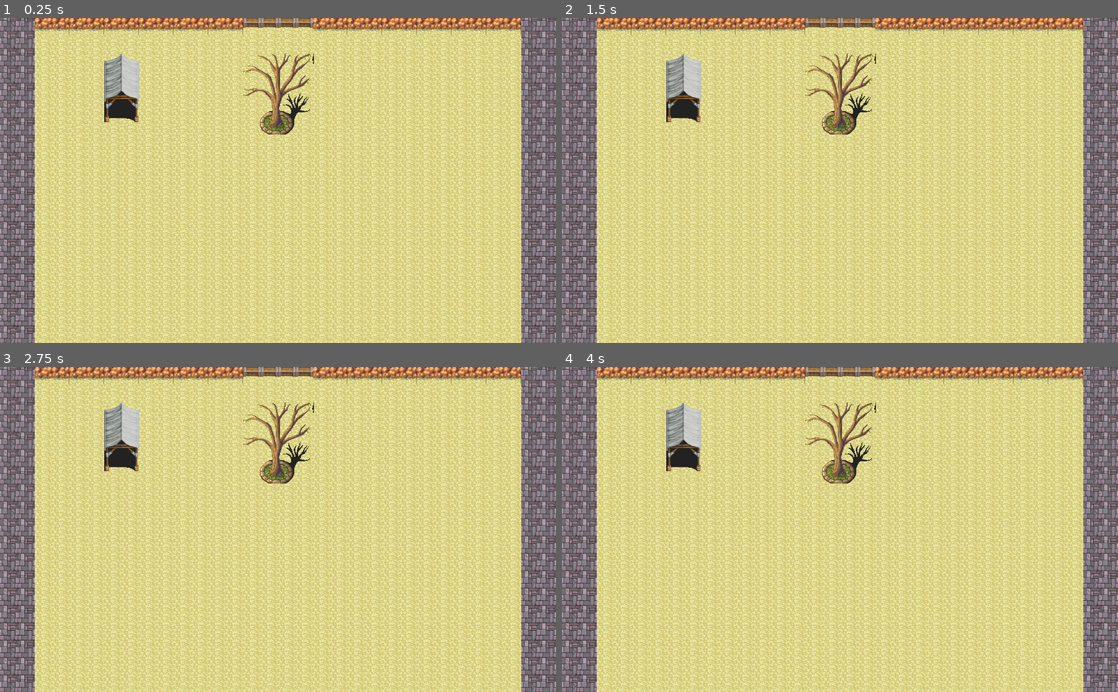
Above: before the commit, frames 1-4 (two rows, left to right).
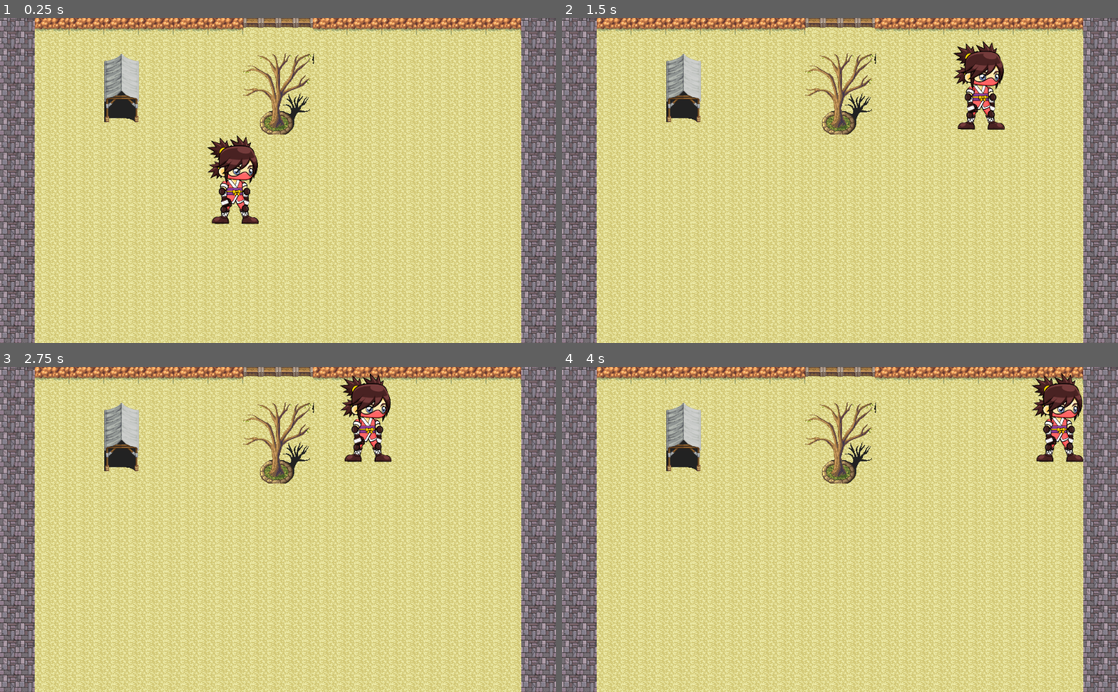
Above: after the commit, the same moments.

Repository: gina-vj/boss
Game: Godot game, scene res://Main.tscn
Same seed, same stepped clock (60 frames per second), same inputs: the game is played once before the commit and once after it.
Inputs:
- Up to frame 1 (0.25 s): no input
- Up to frame 2 (1.5 s): tap Enter at 0.5 s; hold Up (move_up, bound only after the commit) 0.53-1.28 s; hold Right (move_right, bound only after the commit) from 0.53 s (still down); tap Up (move_up, bound only after the commit) at 1.35 s
- Up to frame 3 (2.75 s): tap Up (move_up, bound only after the commit) at 1.52, 1.82 s; release Right (move_right, bound only after the commit) at 2.03 s; hold Left (move_left, bound only after the commit) from 2.03 s (still down); hold Up (move_up, bound only after the commit) from 2.03 s (still down)
- Up to frame 4 (4 s): release Left (move_left, bound only after the commit) at 2.78 s; release Up (move_up, bound only after the commit) at 2.78 s; hold Right (move_right, bound only after the commit) from 2.78 s (still down); tap Up (move_up, bound only after the commit) at 2.85, 3.02, 3.32 s; hold Up (move_up, bound only after the commit) from 3.53 s (still down)

The runs differ from the first frame. In frame 1, 1.5% of the frame differs, in the area x 37-47%, y 36-64%; in frame 2, 1.5%, in the area x 70-80%, y 7-35%; in frame 3, 1.5%; in frame 4, 1.5%.

Commit message:
agrego player

Diff:
--- /dev/null
+++ b/Gina-Boss/Gina.gd
@@ -0,0 +1,65 @@
+extends KinematicBody2D
+class_name Player
+
+signal hit()
+signal dead()
+
+
+onready var state_machine = $StateMachine
+
+
+const FLOOR_NORMAL := Vector2.UP
+const SNAP_DIRECTION := Vector2.DOWN
+const SNAP_LENGTH := 32.0
+const SLOPE_THRESHOLD := deg2rad(60)
+
+export (int) var max_health = 20
+export (float) var ACCELERATION:float = 30.0
+export (float) var H_SPEED_LIMIT:float = 400.0
+export (int) var jump_speed = 1000
+export (float) var FRICTION_WEIGHT:float = 0.1
+export (int) var gravity = 30
+
+var projectile_container
+
+var velocity:Vector2 = Vector2.ZERO
+var snap_vector:Vector2 = SNAP_DIRECTION * SNAP_LENGTH
+var move_direction_x:int = 0
+var move_direction_y:int = 0
+var stop_on_slope:bool = true
+
+
+func _ready():
+	state_machine.set_parent(self)
+
+
+
+
+
+func _handle_move_input():
+	move_direction_x = int(Input.is_action_pressed("move_right")) - int(Input.is_action_pressed("move_left"))
+	move_direction_y= int(Input.is_action_pressed("move_down")) - int(Input.is_action_pressed("move_up"))
+	if move_direction_x != 0:
+		velocity.x = clamp(velocity.x + (move_direction_x * ACCELERATION), -H_SPEED_LIMIT, H_SPEED_LIMIT)
+	if move_direction_y != 0:
+		velocity.y = clamp(velocity.y + (move_direction_y * ACCELERATION), -H_SPEED_LIMIT, H_SPEED_LIMIT)
+
+func _handle_deacceleration():
+	velocity.x = lerp(velocity.x, 0, FRICTION_WEIGHT) if abs(velocity.x) > 1 else 0
+	velocity.y = lerp(velocity.y, 0, FRICTION_WEIGHT) if abs(velocity.y) > 1 else 0
+
+
+
+
+func _apply_movement():
+
+	velocity = move_and_slide(velocity)
+
+
+
+func notify_hit(amount):
+	state_machine.notify_hit(amount)
+
+
+func _remove():
+	pass
--- /dev/null
+++ b/Gina-Boss/Gina.tscn
@@ -0,0 +1,33 @@
+[gd_scene load_steps=7 format=2]
+
+[ext_resource path="res://State_machine.gd" type="Script" id=1]
+[ext_resource path="res://Idle.gd" type="Script" id=2]
+[ext_resource path="res://Walk_State.gd" type="Script" id=3]
+[ext_resource path="res://Gina.gd" type="Script" id=4]
+[ext_resource path="res://gina/Idle__000.png" type="Texture" id=5]
+
+[sub_resource type="CapsuleShape2D" id=1]
+radius = 40.5
+height = 76.9322
+
+[node name="Gina" type="KinematicBody2D"]
+position = Vector2( 462, 380 )
+script = ExtResource( 4 )
+
+[node name="StateMachine" type="Node" parent="."]
+script = ExtResource( 1 )
+
+[node name="Idle" type="Node2D" parent="StateMachine"]
+script = ExtResource( 2 )
+
+[node name="Walk" type="Node2D" parent="StateMachine"]
+script = ExtResource( 3 )
+
+[node name="CollisionShape2D" type="CollisionShape2D" parent="."]
+position = Vector2( -26, -64 )
+shape = SubResource( 1 )
+
+[node name="Body" type="Sprite" parent="."]
+position = Vector2( -33, -82 )
+scale = Vector2( 0.331035, 0.328 )
+texture = ExtResource( 5 )
--- /dev/null
+++ b/Gina-Boss/Idle.gd
@@ -0,0 +1,15 @@
+extends "res://entities/AbstractState.gd"
+
+
+func handle_input(event:InputEvent):
+	if _is_moved(event) :
+		emit_signal("finished", "walk")
+
+
+func update(delta:float):
+	parent._handle_deacceleration()
+	parent._apply_movement()
+
+func _is_moved(event):
+	var is_moved = event.is_action_pressed("move_left") || event.is_action_pressed("move_right") || event.is_action_pressed("move_up") || event.is_action_pressed("move_down")
+	return is_moved
--- a/Gina-Boss/Main.tscn
+++ b/Gina-Boss/Main.tscn
@@ -6,6 +6,7 @@
 [ext_resource path="res://assets/world/hyptosis_tile-art-batch-4.png" type="Texture" id=4]
 [ext_resource path="res://assets/world/hyptosis_til-art-batch-2.png" type="Texture" id=5]
 [ext_resource path="res://assets/world/House.png" type="Texture" id=6]
+[ext_resource path="res://Gina.tscn" type="PackedScene" id=7]
 
 [sub_resource type="TileSet" id=1]
 0/name = "hyptosis_tile-art-batch-3.png 0"
@@ -350,6 +351,8 @@
 [node name="TileMap" type="TileMap" parent="Environment"]
 format = 1
 
+[node name="Gina" parent="Environment" instance=ExtResource( 7 )]
+
 [node name="CanvasLayer" type="CanvasLayer" parent="."]
 layer = -1
 
--- /dev/null
+++ b/Gina-Boss/State_machine.gd
@@ -0,0 +1,13 @@
+extends "res://entities/AbstractStateMachine.gd"
+
+
+func _ready():
+	states_map = {
+		"idle": $Idle,
+		"walk": $Walk,
+
+	}
+
+
+func notify_hit(amount):
+	pass
--- /dev/null
+++ b/Gina-Boss/Walk_State.gd
@@ -0,0 +1,13 @@
+extends "res://entities/AbstractState.gd"
+
+func handle_input(event:InputEvent):
+
+	if event.is_action_pressed("jump") && parent.is_on_floor():
+			emit_signal("finished", "jump")
+
+
+func update(delta):
+	parent._handle_move_input()
+	parent._apply_movement()
+	if parent.move_direction_x == 0 && parent.move_direction_y == 0  :
+		emit_signal("finished", "idle")
--- /dev/null
+++ b/Gina-Boss/entities/AbstractState.gd
@@ -0,0 +1,31 @@
+"""
+Base interface for all states: it doesn't do anything in itself
+but forces us to pass the right arguments to the methods below
+and makes sure every State object had all of these methods.
+"""
+extends Node
+
+var parent
+
+
+signal finished(next_state_name)
+
+# Initialize the state. E.g. change the animation
+func enter():
+	return
+
+# Clean up the state. Reinitialize values like a timer
+func exit():
+	return
+
+
+func handle_input(event:InputEvent):
+	return
+
+
+func update(delta:float):
+	return
+
+
+func _on_animation_finished(anim_name:String):
+	return
--- /dev/null
+++ b/Gina-Boss/entities/AbstractStateMachine.gd
@@ -0,0 +1,71 @@
+"""
+Base interface for a generic state machine
+It handles initializing, setting the machine active or not
+delegating _physics_process, _input calls to the State nodes,
+and changing the current/active state.
+"""
+extends Node
+
+signal state_changed(current_state)
+
+"""
+You must set a starting node from the inspector or on
+the node that inherits from this state machine interface
+If you don't the game will crash (on purpose, so you won't
+forget to initialize the state machine)
+"""
+export (NodePath) var START_STATE
+var states_map = {}
+
+var states_stack:Array = []
+var current_state = null
+var _active:bool = false setget set_active
+
+func set_parent(parent):
+	if not START_STATE:
+		START_STATE = get_child(0).get_path()
+	for child in get_children():
+		child.connect("finished", self, "_change_state")
+		child.parent = parent
+	initialize(get_node(START_STATE))
+
+func initialize(start_state):
+	set_active(true)
+	states_stack.push_front(start_state)
+	current_state = states_stack[0]
+	current_state.enter()
+
+func set_active(value:bool):
+	_active = value
+	set_physics_process(value)
+	set_process_input(value)
+	if not _active:
+		states_stack = []
+		current_state = null
+
+func _input(event:InputEvent):
+	current_state.handle_input(event)
+
+func _physics_process(delta:float):
+	current_state.update(delta)
+
+func _on_animation_finished(anim_name:String):
+	if not _active:
+		return
+	current_state._on_animation_finished(anim_name)
+
+func _change_state(state_name):
+	if not _active:
+		return
+	current_state.exit()
+
+	if state_name == "previous":
+		states_stack.pop_front()
+	else:
+		states_stack[0] = states_map[state_name]
+
+	current_state = states_stack[0]
+	emit_signal("state_changed", current_state)
+
+	if state_name != "previous":
+		current_state.enter()
--- a/Gina-Boss/project.godot
+++ b/Gina-Boss/project.godot
@@ -8,11 +8,44 @@
 
 config_version=4
 
+_global_script_classes=[ {
+"base": "KinematicBody2D",
+"class": "Player",
+"language": "GDScript",
+"path": "res://Gina.gd"
+} ]
+_global_script_class_icons={
+"Player": ""
+}
+
 [application]
 
 config/name="Gina-Boss"
 run/main_scene="res://Main.tscn"
 config/icon="res://icon.png"
+
+[input]
+
+move_right={
+"deadzone": 0.5,
+"events": [ Object(InputEventKey,"resource_local_to_scene":false,"resource_name":"","device":0,"alt":false,"shift":false,"control":false,"meta":false,"command":false,"pressed":false,"scancode":16777233,"unicode":0,"echo":false,"script":null)
+ ]
+}
+move_left={
+"deadzone": 0.5,
+"events": [ Object(InputEventKey,"resource_local_to_scene":false,"resource_name":"","device":0,"alt":false,"shift":false,"control":false,"meta":false,"command":false,"pressed":false,"scancode":16777231,"unicode":0,"echo":false,"script":null)
+ ]
+}
+move_up={
+"deadzone": 0.5,
+"events": [ Object(InputEventKey,"resource_local_to_scene":false,"resource_name":"","device":0,"alt":false,"shift":false,"control":false,"meta":false,"command":false,"pressed":false,"scancode":16777232,"unicode":0,"echo":false,"script":null)
+ ]
+}
+move_down={
+"deadzone": 0.5,
+"events": [ Object(InputEventKey,"resource_local_to_scene":false,"resource_name":"","device":0,"alt":false,"shift":false,"control":false,"meta":false,"command":false,"pressed":false,"scancode":16777234,"unicode":0,"echo":false,"script":null)
+ ]
+}
 
 [physics]
 
Not shown: 1 places in Gina-Boss/Main.tscn that only renumber resources
Binary file added: Gina-Boss/gina/Attack__000.png
Not shown, added: Gina-Boss/gina/Attack__000.png.import
Binary file added: Gina-Boss/gina/Attack__001.png
Not shown, added: Gina-Boss/gina/Attack__001.png.import
Binary file added: Gina-Boss/gina/Attack__002.png
Not shown, added: Gina-Boss/gina/Attack__002.png.import
Binary file added: Gina-Boss/gina/Attack__003.png
Not shown, added: Gina-Boss/gina/Attack__003.png.import
Binary file added: Gina-Boss/gina/Attack__004.png
Not shown, added: Gina-Boss/gina/Attack__004.png.import
Binary file added: Gina-Boss/gina/Attack__005.png
(and 211 more such lines)
